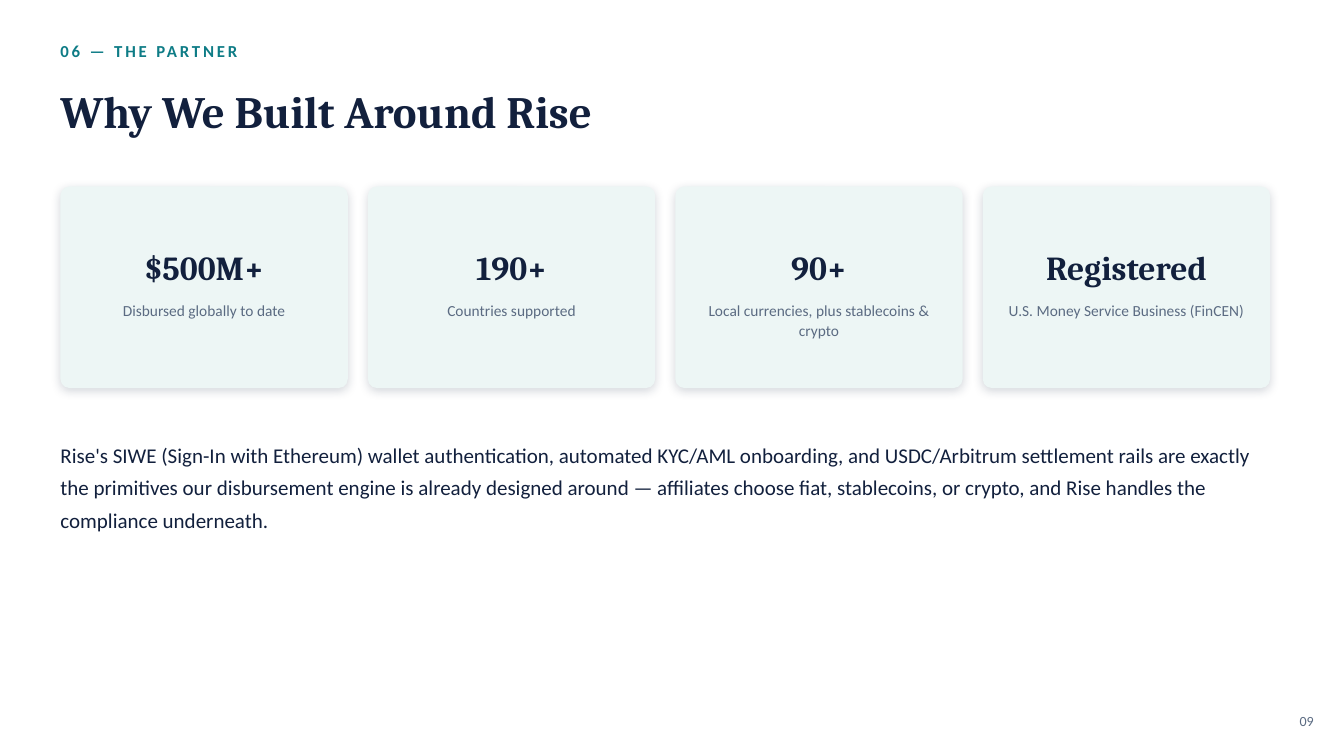
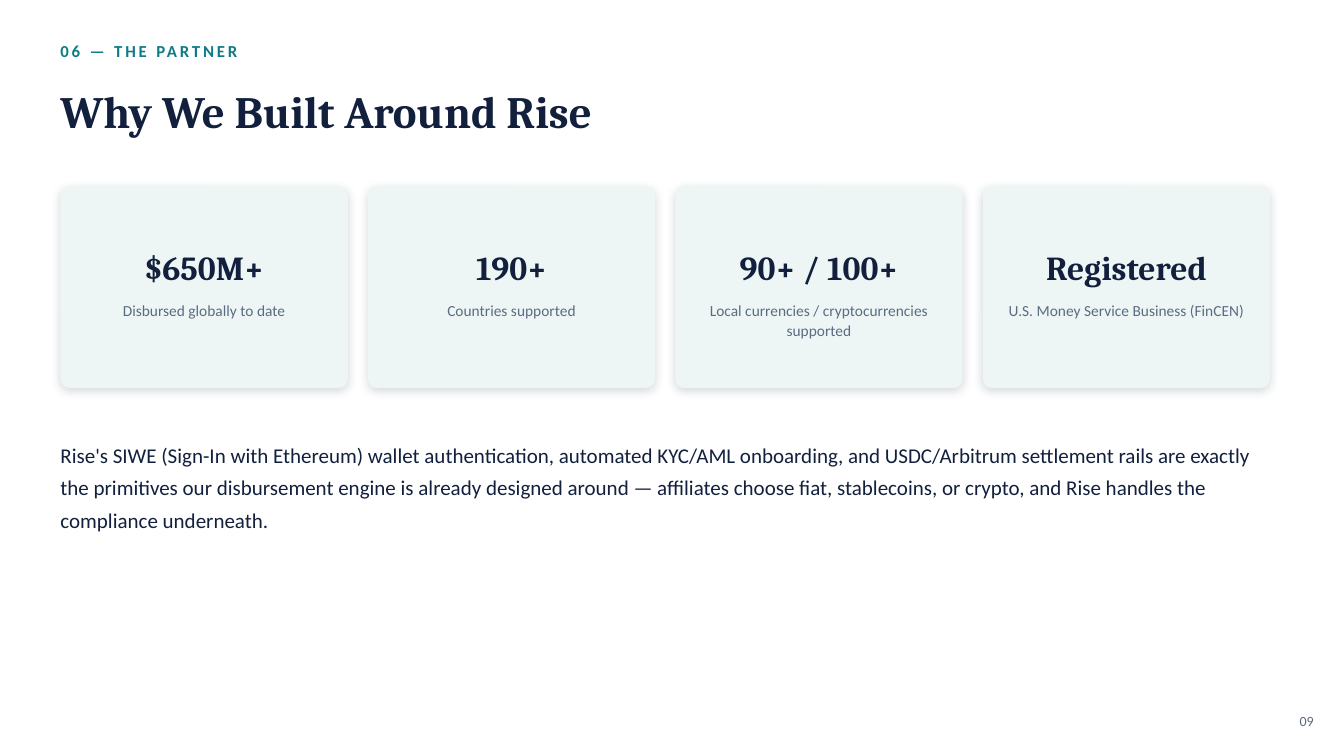
Before and after one commit to ripper7375/trading-alerts-saas-public, a slide deck: slide 9 of docs/riskworks-presentation-deck/DavinTrade-Rise-Partnership-Proposal_v2.pptx. Drawn at 1344x756 pixels with LibreOffice and Linux fonts; fonts in the diff are those of the drawing. Boxes give left, top, right and bottom in pixels: in the first picture for what was removed or moved away, otherwise in the second. Text is boxed around its words. In the diff, an @@ line names an element or a change of style, - is before the commit and + after.

```diff
--- a/docs/riskworks-presentation-deck/DavinTrade-Rise-Partnership-Proposal_v2.pptx
+++ b/docs/riskworks-presentation-deck/DavinTrade-Rise-Partnership-Proposal_v2.pptx
@@ text at (144, 255, 264, 283): text changed @@
-$500M+
+$650M+
@@ text at (740, 257, 898, 281): text changed @@
-90+
+90+ / 100+
@@ text at (710, 305, 928, 339): text changed @@
-Local currencies, plus stablecoins & crypto
+Local currencies / cryptocurrencies supported
```
Also in this commit, not shown: 7 other slides changed, 13 other files.
